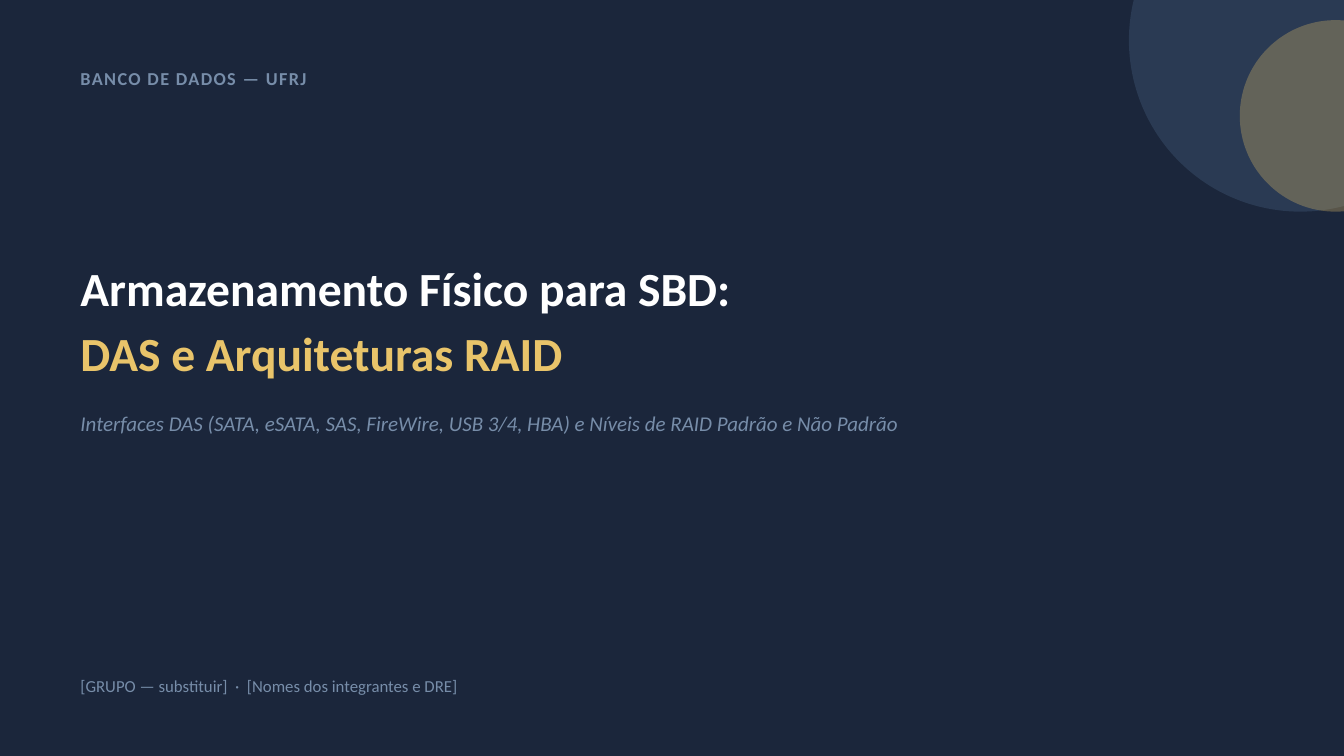
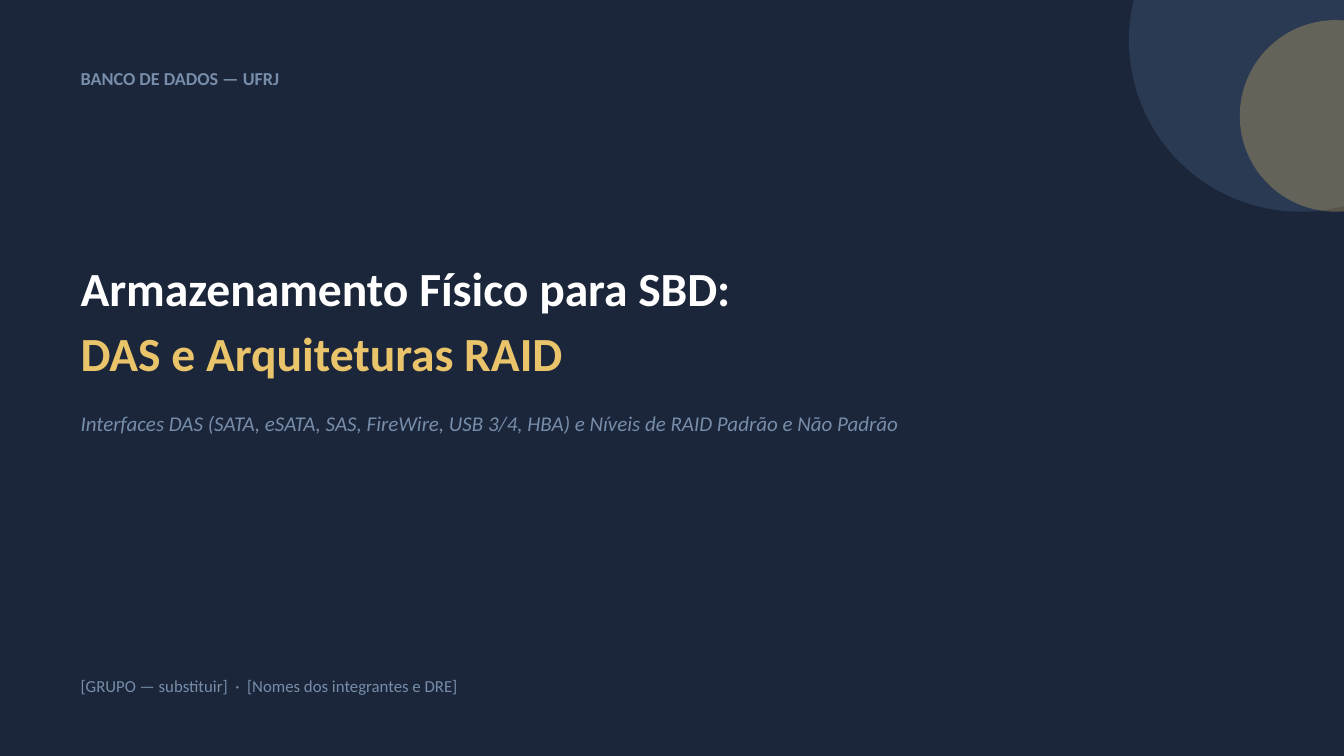
Before and after one commit to guilherme-hu/Trabalho-CBD, a slide deck: slide 1 of DAS e RAID/DAS_RAID_Slides.pptx. Drawn at 1344x756 pixels with LibreOffice and Linux fonts; fonts in the diff are those of the drawing. Boxes give left, top, right and bottom in pixels: in the first picture for what was removed or moved away, otherwise in the second. Text is boxed around its words. In the diff, an @@ line names an element or a change of style, - is before the commit and + after.

```diff
--- a/DAS e RAID/DAS_RAID_Slides.pptx
+++ b/DAS e RAID/DAS_RAID_Slides.pptx
@@ text "BANCO DE DADOS — UFRJ" at (81, 73, 279, 85): letter spacing 1 to 0 pt @@
```
Also in this commit, not shown: 3 other slides changed, 2 slides added, 1 slide removed.
